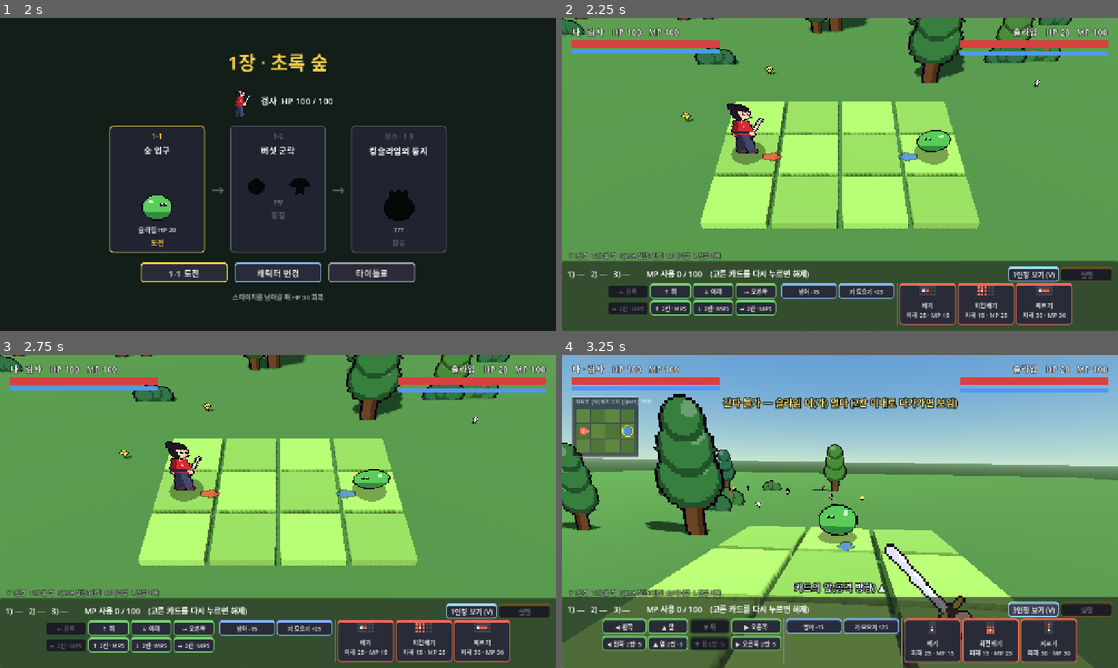
Above: before the commit, frames 1-4 (two rows, left to right).
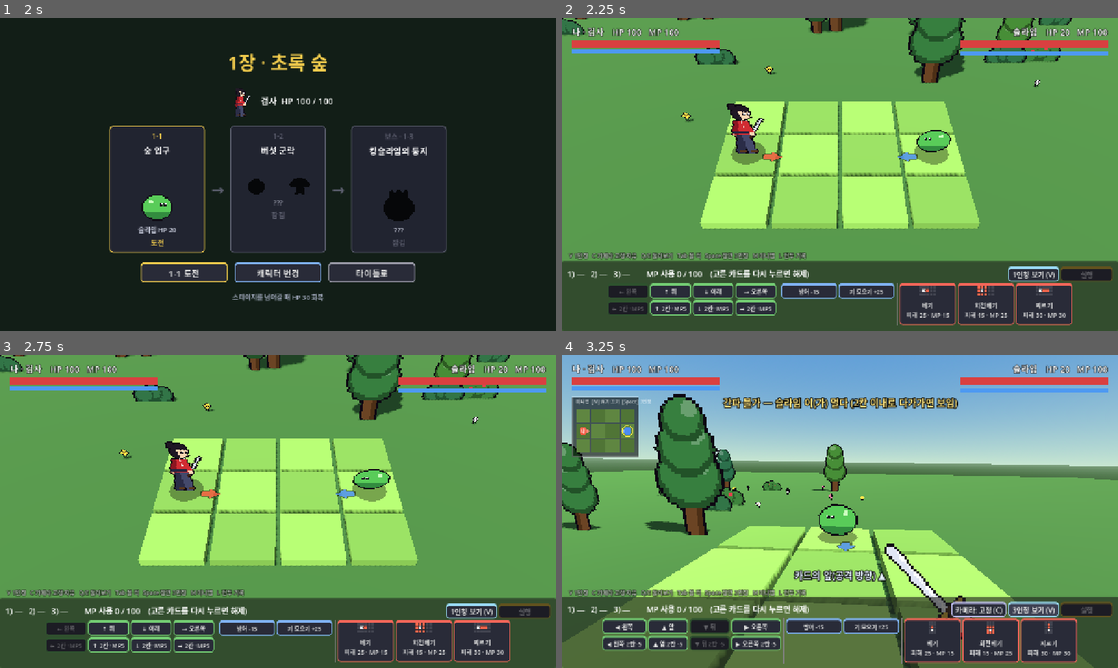
Above: after the commit, the same moments.

Repository: ldg0315/tile_card_battle
Game: Godot game, scene res://title.tscn
The game is run twice, just before and just after one commit, with the same random seed, the same clock (stepped at 60 frames per second) and the same inputs.
Inputs:
- Up to frame 1 (2 s): click "싱글 플레이" at 0.5 s; click "검사 선택" at 1.25 s
- Up to frame 2 (2.25 s): click "1-1 도전" at 2 s
- Up to frame 3 (2.75 s): no input
- Up to frame 4 (3.25 s): click "1인칭 보기 (V)" at 2.75 s

Frame 1 is identical in both runs. In frame 2, 0.6% of the frame differs, in the area x 5-44%, y 74-78%; in frame 3, 0.6%; in frame 4, 2.1%, in the area x 5-80%, y 68-84%.

Commit message:
검사 기술마다 자세·움직임·칼 궤적을 다르게 하고, 1인칭 카메라 자유 시점을 넣는다
베기·찌르기·발도술 등이 같은 공격 동작과 반 칸 내딛기로 통일돼 구분이 안 됐고, 1인칭은 적을 자동으로만 봐서 둘러볼 수 없었다.
(1) 기술별 자세 프레임(attack_thrust·attack_cross·attack_iai), 없는 캐릭터는 attack 으로 대체 — 직접 그린 그림도 기술별로 넣을 수 있게
(2) 베기 초승달 / 찌르기 당겼다 뻗으며 직선 / 십자베기 세로→가로 두 번 / 발도술 웅크려 빛나다 미끄러지며 늦은 섬광 / 돌진베기 잔상 달리기 — 동작만 봐도 무슨 기술인지
(3) 1인칭도 기술별 무기 움직임·화면 궤적을 따로 — 시점과 무관하게 같은 구분
(4) 돌진·발도술은 맞는 적 바로 앞에서 멈춤 — 끝까지 나가면 적을 뚫고 지나가 1인칭 카메라가 적 몸속에 박혔음
(5) 잔상은 몸이 그 자리를 지나는 시각에 생기게(돌진은 등속) — 가속하면 잔상이 몸을 앞질러 보였음
(6) 해골 무사 베기·돌진찌르기도 같은 연출 사용(같은 사람형 리그)
(7) 1인칭 카메라 고정/자유(C·버튼): 자유는 커서를 좌우 가장자리에 두거나 Q/E 로 돌림, 카드 패널 위에선 멈춤 — 마우스를 따라 도는 방식은 카드를 고르러 내려갈 때 시점이 따라 내려감
(8) art/README·ROADMAP 갱신

검증: tools/run_tests.sh 통과. 3인칭·1인칭 모두 기술별로 연출 중간 프레임을 캡처해 확인. 자유 시점은 --look 으로 돌린 화면만 캡처 확인, 가장자리·Q/E 입력은 손으로 조작해 보지 못함.

Co-Authored-By: Claude Opus 5.5 <noreply@anthropic.com>

Diff:
--- a/scripts/battle.gd
+++ b/scripts/battle.gd
@@ -44,10 +44,13 @@
 const FP_SPIN_CAMERA := true
 const SPIN_TIME := 0.45
 const ORDER_MARK := ["①", "②", "③"]
+const FREE_LOOK_EDGE := 90.0  # 자유 시점: 이 폭(px)의 좌우 가장자리 띠에 커서가 있으면 돈다
+const FREE_LOOK_BOTTOM := 190.0  # 화면 아래 이만큼(카드 패널 + 조작 안내 줄)은 가장자리로 치지 않는다
+const FREE_LOOK_SPEED := 2.2  # 최고 회전 속도(라디안/초)
 const MOVE_W := 92  # 손패 이동 버튼 폭
 const UTIL_W := 128  # 손패 방어·기 모으기·회복 버튼 폭
-const ATTACK_SFX := {"lunge": "slash", "thrust": "thrust", "spin": "spin", "jump": "jump",
-	"arrow": "arrow", "volley": "volley", "wave": "wave"}
+const ATTACK_SFX := {"lunge": "slash", "slash": "slash", "thrust": "thrust", "cross": "slash", "rush": "thrust",
+	"spin": "spin", "jump": "jump", "arrow": "arrow", "volley": "volley", "wave": "wave"}
 const REST_TIME := 0.8  # 기 모으기 연출 길이
 const DEATH_HOLD := 0.9  # 쓰러진 모습을 보여주는 시간. 바로 사라지면 무엇이 쓰러졌는지 놓친다
 const DEATH_FADE := 0.7
@@ -84,6 +87,12 @@
 var preview_tiles: Array[Vector2i] = []  # 마우스를 올린 카드의 범위(미니맵도 같이 그린다)
 var attack_marks := {}  # 지금 공격 중인 칸 → 공격자 색. 1인칭에선 보드가 잘 안 보여 미니맵에도 칠한다
 var fp_target := 1  # 1인칭 카메라가 바라보는 적
+# 1인칭 자유 시점: 적을 자동으로 따라가지 않고 화면 가장자리·Q/E 로 고개를 돌린다.
+# 마우스를 움직이는 만큼 도는 방식(FPS)은 카드를 고르러 커서를 내릴 때 시점까지 내려가 버려서,
+# 커서가 가장자리에 머물 때만 돈다 — 가운데·카드 패널에선 시점이 움직이지 않는다
+var fp_free := false
+var fp_yaw := 0.0  # 자유 시점의 좌우 방향(라디안, 0 = -Z, 양수 = 왼쪽으로 돈다)
+var cam_button: Button
 var enemy_plans := {}  # 적 번호 → 이번 턴 카드. 엿보기를 하려면 내가 고르기 전에 정해져 있어야 한다
 var boss_states := {}  # 적 번호 → 패턴 보스의 진행(페이즈·턴)
 var facing_tex: ImageTexture
@@ -480,8 +489,9 @@
 	compass_label.set_anchors_preset(Control.PRESET_CENTER_BOTTOM)
 	compass_label.grow_horizontal = Control.GROW_DIRECTION_BOTH
 	compass_label.grow_vertical = Control.GROW_DIRECTION_BEGIN
-	compass_label.offset_top = -200
-	compass_label.offset_bottom = -170
+	# 카드 패널 위 조작 안내 줄(-184)과 겹치지 않게 그 위로
+	compass_label.offset_top = -228
+	compass_label.offset_bottom = -198
 	fp_act_label = _overlay_label(root, 300, Color(1, 1, 1))
 	minimap = Minimap.new()
 	minimap.battle = self
@@ -528,7 +538,7 @@
 
 	# 전투 기록을 숨겨 둬서 조작 안내가 안 보이니, 카드 패널 바로 위에 한 줄로 늘 띄운다
 	var keys := Label.new()
-	keys.text = "V 1인칭   Tab 볼 적   Space 잠깐 3인칭   M 미니맵   L 전투 기록"
+	keys.text = "V 1인칭   C 카메라 고정·자유   Q/E 둘러보기   Tab 볼 적   Space 잠깐 3인칭   M 미니맵   L 전투 기록"
 	keys.add_theme_font_size_override("font_size", 13)
 	keys.add_theme_color_override("font_color", Color(1, 1, 1, 0.65))
 	keys.add_theme_constant_override("outline_size", 5)
@@ -563,6 +573,14 @@
 	view_button.pressed.connect(_toggle_view)
 	row.add_child(view_button)
 	_style_button(view_button, Color(0.6, 0.85, 0.95))
+	cam_button = Button.new()
+	cam_button.focus_mode = Control.FOCUS_NONE
+	cam_button.pressed.connect(_toggle_free_cam)
+	cam_button.hide()  # 1인칭에서만
+	row.add_child(cam_button)
+	row.move_child(cam_button, view_button.get_index())
+	_style_button(cam_button, Color(0.75, 0.75, 0.95))
+	_update_cam_button()
 	go_button = Button.new()
 	go_button.text = "    실행    "
 	go_button.pressed.connect(_on_go)
@@ -1103,6 +1121,9 @@
 	elif event.keycode == KEY_TAB:
 		_cycle_target()
 		get_viewport().set_input_as_handled()
+	elif event.keycode == KEY_C and first_person:
+		_toggle_free_cam()
+		get_viewport().set_input_as_handled()
 
 
 func _toggle_view() -> void:
@@ -1115,6 +1136,7 @@
 	viewmodel.texture = _make_viewmodel(rules.fighters[0].char_id)
 	viewmodel.visible = first_person
 	compass_label.visible = first_person
+	cam_button.visible = first_person
 	# 이동 카드 이름·배치와 범위 그림이 시점에 따라 달라진다(1인칭은 몸 기준)
 	_refresh_hand()
 	if not first_person:
@@ -1150,7 +1172,50 @@
 		return
 	var k := foes.find(fp_target)
 	fp_target = foes[(k + 1) % foes.size()]
+	# 자유 시점에서도 Tab 은 그 적 쪽으로 고개를 돌려 준다 — 둘러보다 적을 놓쳤을 때 빨리 찾게
+	if fp_free:
+		var d := sprites[fp_target].position - sprites[0].position
+		if Vector2(d.x, d.z).length() > 0.1:
+			fp_yaw = _yaw_of(d)
 	_update_peek()
+
+
+## 고정(적 자동 추적) ↔ 자유(가장자리·Q/E). 자유로 바꿀 땐 지금 보던 방향에서 시작해 화면이 튀지 않게.
+func _toggle_free_cam() -> void:
+	fp_free = not fp_free
+	if fp_free:
+		fp_yaw = _yaw_of(-cam_smooth.basis.z)
+	_update_cam_button()
+
+
+func _update_cam_button() -> void:
+	cam_button.text = "카메라: 자유 (C)" if fp_free else "카메라: 고정 (C)"
+	cam_button.tooltip_text = "화면 왼쪽·오른쪽 가장자리에 커서를 두거나 Q/E 로 둘러봅니다" if fp_free \
+		else "보고 있는 적을 자동으로 따라갑니다(Tab 으로 바꾸기)"
+
+
+## 수평 방향 v 의 yaw(-Z 기준, 왼쪽으로 돌면 양수).
+static func _yaw_of(v: Vector3) -> float:
+	return atan2(-v.x, -v.z)
+
+
+## 자유 시점에서 이번 프레임에 돌 양. 커서가 3D 화면(카드 패널 위)의 좌우 가장자리 띠 안에 있으면
+## 깊이 들어갈수록 빠르게 돈다. Q/E 는 같은 최고 속도.
+func _free_look_turn(delta: float) -> float:
+	var dir := 0.0
+	if Input.is_key_pressed(KEY_Q):
+		dir += 1.0
+	if Input.is_key_pressed(KEY_E):
+		dir -= 1.0
+	var area := ui_root.size
+	var m := ui_root.get_local_mouse_position()
+	# 카드 패널(아래 FREE_LOOK_BOTTOM)과 창 밖에서는 돌지 않는다 — 카드를 고르는 동안 시점이 흔들리지 않게
+	if DisplayServer.window_is_focused() and m.y > 0 and m.y < area.y - FREE_LOOK_BOTTOM and m.x >= 0 and m.x <= area.x:
+		if m.x < FREE_LOOK_EDGE:
+			dir += 1.0 - m.x / FREE_LOOK_EDGE
+		elif m.x > area.x - FREE_LOOK_EDGE:
+			dir -= 1.0 - (area.x - m.x) / FREE_LOOK_EDGE
+	return clampf(dir, -1.0, 1.0) * FREE_LOOK_SPEED * delta
 
 
 ## 1인칭에선 상대가 코앞이라 월드 크기 글자가 화면을 덮는다 → 거리와 무관한 화면 고정 크기로 바꾼다.
@@ -1163,6 +1228,8 @@
 ## 1인칭에서 캐릭터가 점프·돌진할 때 눈높이가 자연스럽게 따라붙고, 바라보는 적이 바뀌면 고개가 돌아간다.
 func _process(delta: float) -> void:
 	var fp := first_person and not overview
+	if fp and fp_free:
+		fp_yaw = wrapf(fp_yaw + _free_look_turn(delta), -PI, PI)
 	var target := _fp_xform() if fp else tp_xform
 	var k := 1.0 - exp(-delta * 8.0)
 	# 회전베기 중엔 보간 없이 바로 따른다 — 보간하면 180도를 넘는 순간 반대쪽(짧은 쪽)으로 되감긴다
@@ -1202,6 +1269,9 @@
 		var flat := Vector2(tp.x - eye.x, tp.z - eye.z)
 		if flat.length() > 0.6:
 			look = tp
+	if fp_free and not fp_face_lock:
+		# 자유 시점: 높이·내려다보는 각도는 고정 시점과 같고 좌우만 fp_yaw 로
+		look = eye + Vector3(-sin(fp_yaw), 0, -cos(fp_yaw)) * 4.0 + Vector3(0, -1.3, 0)
 	var xf := Transform3D(Basis(), eye).looking_at(look, Vector3.UP)
 	if fp_spin != 0.0:
 		xf.basis = Basis(Vector3.UP, fp_spin) * xf.basis
@@ -1215,6 +1285,8 @@
 	var flat_fwd := Vector3(fwd.x, 0, fwd.z).normalized()
 	var flat_right := Vector3(right.x, 0, right.z).normalized()
 	var hint := "   [Tab] 볼 적 바꾸기" if rules.foes_of(0).size() > 1 else ""
+	if fp_free:
+		hint = "   자유 시점: 가장자리·Q/E 로 둘러보기" + ("   [Tab] 적 쪽 보기" if rules.foes_of(0).size() > 0 else "")
 	# 1인칭의 이동 카드는 몸 기준(앞·뒤·왼·오)이라, 카메라가 적을 보느라 고개를 돌렸을 때 몸 앞이 어느 쪽인지만 알려준다
 	compass_label.text = "카드의 앞(공격 방향) %s%s" % [
 		_screen_arrow(Vector3(step_facing[0], 0, 0), flat_fwd, flat_right), hint]
@@ -1298,8 +1370,9 @@
 	_tween().tween_callback(fp_act_label.hide).set_delay(0.7)
 	var anim: String = card.get("anim", "lunge")
 	var kick := -3.0 if anim in ["arrow", "volley", "wave"] else -7.0
-	fov_kick = kick
-	_tween().tween_property(self, "fov_kick", 0.0, 0.35)
+	if anim != "iai":  # 발도술은 뽑는 순간에 반동을 준다(아래)
+		fov_kick = kick
+		_tween().tween_property(self, "fov_kick", 0.0, 0.35)
 	var vm := _tween()
 	match anim:
 		"arrow", "wave":
@@ -1323,6 +1396,42 @@
 				var cs := _tween()
 				cs.tween_property(self, "fp_spin", TAU, SPIN_TIME).set_trans(Tween.TRANS_SINE).set_ease(Tween.EASE_IN_OUT)
 				cs.tween_callback(func() -> void: fp_spin = 0.0)
+		"cross":
+			# 칼을 치켜들었다 곧게 내려치고(세로 궤적), 이어서 가로로 쓴다(가로 궤적)
+			vm.tween_property(viewmodel, "rotation_degrees", 25.0, 0.1)
+			vm.parallel().tween_property(self, "vm_offset", Vector2(-60, -150), 0.1)
+			vm.tween_property(viewmodel, "rotation_degrees", -10.0, 0.07)
+			vm.parallel().tween_property(self, "vm_offset", Vector2(-80, 90), 0.07)
+			vm.tween_property(viewmodel, "rotation_degrees", -65.0, 0.08)
+			vm.parallel().tween_property(self, "vm_offset", Vector2(-160, 20), 0.08)
+			vm.tween_property(viewmodel, "rotation_degrees", 0.0, 0.22)
+			vm.parallel().tween_property(self, "vm_offset", Vector2.ZERO, 0.22)
+			var c := ui_root.size / 2.0 + Vector2(-120, -40)
+			_screen_line([c + Vector2(0, -230), c + Vector2(0, 200)], 22.0, 0.15)
+			_tween().tween_callback(_slash_fx.bind(false)).set_delay(0.25)
+		"iai":
+			# 칼을 허리로 내려 모았다가(화면 아래로), 한순간에 가로로 휘두르고 한 박자 뒤 화면을 가르는 섬광
+			vm.tween_property(self, "vm_offset", Vector2(80, 120), 0.3)
+			vm.tween_property(viewmodel, "rotation_degrees", -85.0, 0.04)
+			vm.parallel().tween_property(self, "vm_offset", Vector2(-420, -30), 0.04)
+			vm.tween_interval(0.25)
+			vm.tween_property(viewmodel, "rotation_degrees", 0.0, 0.25)
+			vm.parallel().tween_property(self, "vm_offset", Vector2.ZERO, 0.25)
+			var ft := _tween()
+			ft.tween_interval(0.34)
+			ft.tween_callback(func() -> void: fov_kick = -9.0)
+			ft.tween_property(self, "fov_kick", 0.0, 0.4)
+			var y := ui_root.size.y / 2.0 - 60.0
+			_screen_line([Vector2(0, y + 20), Vector2(ui_root.size.x, y - 20)], 6.0, 0.52, 0.5)
+		"rush":
+			# 달려 들어가니 시야가 크게 당겨지고, 도착해서 벤다
+			fov_kick = -14.0
+			vm.tween_property(self, "vm_offset", Vector2(-40, 60), 0.14)
+			vm.tween_property(viewmodel, "rotation_degrees", -65.0, 0.06)
+			vm.parallel().tween_property(self, "vm_offset", Vector2(-160, 20), 0.06)
+			vm.tween_property(viewmodel, "rotation_degrees", 0.0, 0.22)
+			vm.parallel().tween_property(self, "vm_offset", Vector2.ZERO, 0.22)
+			_tween().tween_callback(_slash_fx.bind(false)).set_delay(0.16)
 		"thrust":
 			vm.tween_property(self, "vm_offset", Vector2(-140, -90), 0.08)
 			vm.parallel().tween_property(viewmodel, "scale", Vector2(1.2, 1.2), 0.08)
@@ -1335,6 +1444,26 @@
 			vm.tween_property(viewmodel, "rotation_degrees", 0.0, 0.22)
 			vm.parallel().tween_property(self, "vm_offset", Vector2.ZERO, 0.22)
 			_slash_fx(false)
+
+
+## 1인칭 화면에 그어지는 흰 직선 궤적(delay 뒤에 나타나 사라짐).
+func _screen_line(points: Array, width: float, delay: float, fade := 0.35) -> void:
+	var line := Line2D.new()
+	line.width = width
+	line.default_color = Color(1, 0.97, 0.85, 0.95)
+	line.antialiased = true
+	line.begin_cap_mode = Line2D.LINE_CAP_ROUND
+	line.end_cap_mode = Line2D.LINE_CAP_ROUND
+	for p: Vector2 in points:
+		line.add_point(p)
+	line.modulate.a = 0.0
+	ui_root.add_child(line)
+	var tw := _tween()
+	tw.tween_interval(delay)
+	tw.tween_property(line, "modulate:a", 1.0, 0.02)
+	tw.tween_interval(0.1)
+	tw.tween_property(line, "modulate:a", 0.0, fade)
+	tw.tween_callback(line.queue_free)
 
 
 ## 화면을 가르는 흰 궤적. stab 이면 가운데로 찌르는 직선.
@@ -1513,7 +1642,9 @@
 			fp_face_lock = true
 			await _wait(0.35)
 		await _wait(0.2)
-		sprites[i].play("attack")
+		# 기술마다 다른 자세(attack_thrust 등). 그림이 없는 캐릭터는 char_art 가 attack 으로 채워 둔다
+		var pose := "attack_" + str(card.get("anim", ""))
+		sprites[i].play(pose if sprites[i].sprite_frames.has_animation(pose) else "attack")
 		if fp_me:
 			_fp_attack_fx(card)
 		await _wait(_attack_anim(i, card, h))
@@ -1589,10 +1720,20 @@
 ## 공격 연출을 시작하고, 공격이 닿기까지 걸리는 시간을 돌려준다(이 시간 뒤에 피격 반응).
 func _attack_anim(i: int, card: Dictionary, h: Dictionary) -> float:
 	var anim: String = card.get("anim", "lunge")
-	Sound.play_at(ATTACK_SFX.get(anim, "slash"), step_pos[i])
+	if anim != "iai":  # 발도술은 모으는 동안 조용하다가 뽑는 순간 소리가 난다(_iai)
+		Sound.play_at(ATTACK_SFX.get(anim, "slash"), step_pos[i])
 	match anim:
+		"slash":
+			_blade_fx(i, "arc", 0.08, 1.0)
+			return _lunge(i, 0.35)
 		"thrust":
-			return _lunge(i, 0.7)
+			return _thrust(i, h)
+		"cross":
+			return _cross(i)
+		"iai":
+			return _iai(i, h)
+		"rush":
+			return _rush(i, h)
 		"spin":
 			return _spin(i)
 		"jump":
@@ -1613,6 +1754,206 @@
 		.set_trans(Tween.TRANS_QUAD).set_ease(Tween.EASE_OUT)
 	tw.tween_property(sprites[i], "position", base, 0.2)
 	return 0.12
+
+
+## 찌르기: 칼을 뒤로 당겼다(0.12초) 범위 끝까지 곧게 뻗는다. 뻗는 순간 범위 칸을 따라 직선 궤적.
+## 베기(제자리 앞 반 칸 + 초승달)와 달리 "모았다가 쏜다"는 리듬이 보이게.
+func _thrust(i: int, h: Dictionary) -> float:
+	var s := sprites[i]
+	var base := step_pos[i]
+	var f := step_facing[i]
+	var tw := _motion(i)
+	tw.tween_property(s, "position", base + Vector3(-f * TILE * 0.15, 0, 0), 0.12).set_ease(Tween.EASE_OUT)
+	tw.tween_property(s, "position", base + Vector3(f * TILE * 0.6, 0, 0), 0.06) \
+		.set_trans(Tween.TRANS_EXPO).set_ease(Tween.EASE_OUT)
+	tw.tween_interval(0.14)
+	tw.tween_property(s, "position", base, 0.2)
+	_blade_fx(i, "streak", 0.17, _reach(h))
+	return 0.18
+
+
+## 십자베기: 살짝 떠올라 세로로 내려치고(내 칸 위아래), 이어서 앞으로 가로베기. 두 번 베는 게 보이게 궤적도 두 번.
+func _cross(i: int) -> float:
+	var s := sprites[i]
+	var base := step_pos[i]
+	var f := step_facing[i]
+	var tw := _motion(i)
+	tw.tween_property(s, "position", base + Vector3(0, 0.3, 0), 0.12).set_ease(Tween.EASE_OUT)
+	tw.tween_property(s, "position", base, 0.07).set_ease(Tween.EASE_IN)
+	tw.tween_property(s, "position", base + Vector3(f * TILE * 0.3, 0, 0), 0.08)
+	tw.tween_interval(0.12)
+	tw.tween_property(s, "position", base, 0.18)
+	_blade_fx(i, "vline", 0.17, 1.0)
+	_blade_fx(i, "arc", 0.27, 1.0)
+	_tween().tween_callback(Sound.play_at.bind("slash", base)).set_delay(0.25)
+	return 0.3
+
+
+## 발도술: 웅크려 기를 모으며 몸이 하얗게 빛나다가(0.35초), 한순간에 앞으로 미끄러지며 뽑아 벤다.
+## 칼이 지나간 뒤 한 박자 늦게 섬광이 그어지고 그때 피해가 들어간다 — "이미 베였다"는 느낌.
+func _iai(i: int, h: Dictionary) -> float:
+	var s := sprites[i]
+	var base := step_pos[i]
+	var f := step_facing[i]
+	var slide := _dash_reach(i, h, 0.8)
+	var glow := _tween()
+	glow.tween_property(s, "modulate", Color(1.8, 1.8, 2.0), 0.3)
+	glow.tween_property(s, "modulate", Color.WHITE, 0.1)
+	var tw := _motion(i)
+	tw.tween_interval(0.34)
+	tw.tween_property(s, "position", base + Vector3(f * TILE * slide, 0, 0), 0.04)
+	tw.tween_interval(0.3)
+	tw.tween_property(s, "position", base, 0.25)
+	_afterimage(i, 0.34, 0.04, base, base + Vector3(f * TILE * slide, 0, 0), 3)
+	_tween().tween_callback(Sound.play_at.bind("thrust", base)).set_delay(0.34)
+	_tween().tween_callback(Sound.play_at.bind("slash", base)).set_delay(0.52)
+	_blade_fx(i, "flash", 0.52, 1.0)
+	_tween().tween_callback(_shake.bind(0.2)).set_delay(0.52)
+	return 0.55
+
+
+## 돌진베기: 달려 들어가며(잔상) 범위 끝 앞에서 베고 돌아온다. 찌르기보다 몸이 훨씬 멀리 간다.
+func _rush(i: int, h: Dictionary) -> float:
+	var s := sprites[i]
+	var base := step_pos[i]
+	var f := step_facing[i]
+	var reach := _dash_reach(i, h, _reach(h) - 0.85)
+	var to := base + Vector3(f * TILE * reach, 0, 0)
+	s.play("walk")
+	var tw := _motion(i)
+	tw.tween_property(s, "position", to, 0.16)  # 등속 — 가속하면 잔상(등간격 시각)이 몸을 앞질러 보였다
+	tw.tween_callback(s.play.bind("attack"))
+	tw.tween_interval(0.25)
+	tw.tween_property(s, "position", base, 0.25)
+	_afterimage(i, 0.0, 0.16, base, to, 4)
+	_blade_fx(i, "arc", 0.17, 1.0, reach)
+	return 0.2
+
+
+## 공격하며 앞으로 나가는 거리(칸). 맞는 적이 있으면 가장 가까운 적 바로 앞에서 멈춘다 —
+## 끝까지 나가면 가까운 적을 뚫고 지나가, 1인칭 카메라가 적 몸속에 박히거나 적 너머 빈 곳을 보게 됐다.
+func _dash_reach(i: int, h: Dictionary, want: float) -> float:
+	var stop := want
+	for tg: Dictionary in h.targets:
+		stop = minf(stop, absf(sprite_tile(tg.to).x - sprite_tile(i).x) - 0.85)
+	return maxf(stop, 0.15)
+
+
+## 공격 범위가 몸 앞으로 몇 칸까지 닿는지(궤적 길이용). 보드 밖으로 잘린 범위면 실제로 닿는 칸까지.
+func _reach(h: Dictionary) -> float:
+	var me: Vector2i = sprite_tile(h.from)
+	var far := 1
+	for t: Vector2i in h.tiles:
+		far = maxi(far, absi(t.x - me.x))
+	return float(far)
+
+
+## 칼 궤적 그림 한 장을 캐릭터 앞에 잠깐 띄운다(빌보드). kind: arc 초승달 / streak 직선 찌르기 / vline 세로 내려치기 / flash 가는 섬광.
+## at = 몸 앞 몇 칸 지점에 둘지(돌진처럼 몸이 앞으로 나간 뒤 베는 경우).
+func _blade_fx(i: int, kind: String, delay: float, length: float, at := 0.0) -> void:
+	if i == 0 and first_person and not overview:
+		return  # 1인칭의 내 기술은 화면 궤적(_fp_attack_fx)으로 보여준다 — 눈앞에 3D 궤적이 겹치면 화면을 덮는다
+	var tex: Texture2D = _blade_tex(kind)
+	var f := step_facing[i]
+	var sp := Sprite3D.new()
+	sp.texture = tex
+	sp.billboard = BaseMaterial3D.BILLBOARD_FIXED_Y
+	sp.shaded = false
+	sp.no_depth_test = true
+	sp.flip_h = f < 0
+	sp.modulate = _color(i).lightened(0.6)
+	sp.modulate.a = 0.0
+	var feet := step_pos[i] + Vector3(0, -sprite_half[i], 0)
+	match kind:
+		"streak", "flash":
+			# 몸 앞에서 범위 끝까지 이어지는 가로 궤적
+			sp.pixel_size = TILE * (length + 0.3) / tex.get_width()
+			sp.position = feet + Vector3(f * TILE * (at + (length + 0.3) / 2.0), 1.0, 0)
+		"vline":
+			# 내 칸의 위·아래 칸까지 덮는 세로 내려치기 — 화면에선 깊이(z) 방향이라 판에 눕혀 그린다
+			sp.billboard = BaseMaterial3D.BILLBOARD_DISABLED
+			sp.rotation = Vector3(-PI / 2, PI / 2, 0)
+			sp.pixel_size = TILE * 3.0 / tex.get_width()
+			sp.position = feet + Vector3(0, 0.08, 0)
+		_:
+			sp.pixel_size = TILE * 1.3 / tex.get_height()
+			sp.position = feet + Vector3(f * TILE * (at + 0.55), 1.1, 0)
+	add_child(sp)
+	var tw := _tween()
+	tw.tween_interval(delay)
+	tw.tween_property(sp, "modulate:a", 1.0, 0.03)
+	tw.tween_property(sp, "modulate:a", 0.0, 0.3 if kind != "flash" else 0.45).set_ease(Tween.EASE_IN)
+	tw.tween_callback(sp.queue_free)
+
+
+var _blade_texs := {}
+
+
+## 칼 궤적 그림(흰색, 색은 modulate 로). 처음 쓸 때 한 번 만든다. 오른쪽을 본 기준.
+func _blade_tex(kind: String) -> Texture2D:
+	if _blade_texs.has(kind):
+		return _blade_texs[kind]
+	var img: Image
+	match kind:
+		"arc":
+			# 초승달: 바깥 원에서 오른쪽으로 비킨 안쪽 원을 뺀 모양. 위아래 끝이 가늘어진다
+			img = Image.create(64, 96, false, Image.FORMAT_RGBA8)
+			for y in 96:
+				for x in 64:
+					var p := Vector2(x, y)
+					var outer := p.distance_to(Vector2(8, 48)) < 46.0
+					var inner := p.distance_to(Vector2(-6, 48)) < 46.0
+					if outer and not inner:
+						var a := clampf(1.0 - absf(y - 48.0) / 48.0, 0.0, 1.0)
+						img.set_pixel(x, y, Color(1, 1, 1, a))
+		"streak", "flash":
+			# 앞(오른쪽)으로 갈수록 굵고 밝아지는 가로 줄. 섬광은 더 가늘고 길게
+			var hh := 10 if kind == "streak" else 4
+			img = Image.create(128, hh * 2 + 2, false, Image.FORMAT_RGBA8)
+			for x in 128:
+				var t := x / 127.0
+				var half := (0.3 + 0.7 * t) * hh
+				for y in img.get_height():
+					var d := absf(y - hh - 0.5)
+					if d < half:
+						img.set_pixel(x, y, Color(1, 1, 1, (0.25 + 0.75 * t) * (1.0 - d / half * 0.6)))
+		"vline":
+			# 판에 눕힐 세로 내려치기: 가운데가 굵은 긴 띠
+			img = Image.create(96, 12, false, Image.FORMAT_RGBA8)
+			for x in 96:
+				var half := 6.0 * (1.0 - absf(x - 47.5) / 48.0)
+				for y in 12:
+					if absf(y - 5.5) < half:
+						img.set_pixel(x, y, Color(1, 1, 1, 0.9))
+	_blade_texs[kind] = ImageTexture.create_from_image(img)
+	return _blade_texs[kind]
+
+
+## 잔상: 지나가는 길에 반투명 복사본을 몇 개 남긴다(돌진·발도술처럼 빠른 이동이 "순간이동"으로 안 보이게).
+## dur = from → to 이동에 걸리는 시간. 몸이 그 자리를 지나는 순간에 잔상이 생겨야 앞질러 보이지 않는다.
+func _afterimage(i: int, delay: float, dur: float, from: Vector3, to: Vector3, count: int) -> void:
+	if i == 0 and first_person and not overview:
+		return
+	var s := sprites[i]
+	for k in count:
+		var ghost := Sprite3D.new()
+		ghost.pixel_size = s.pixel_size
+		ghost.billboard = s.billboard
+		ghost.texture_filter = s.texture_filter
+		ghost.shaded = false
+		ghost.flip_h = s.flip_h
+		ghost.modulate = _color(i).lightened(0.5)
+		ghost.modulate.a = 0.0
+		ghost.position = from.lerp(to, (k + 0.5) / count)
+		add_child(ghost)
+		var tw := _tween()
+		tw.tween_interval(delay + dur * (k + 0.5) / count)
+		# 그 순간의 프레임을 찍어 둔다(웅크림·달리기 자세 그대로)
+		tw.tween_callback(func() -> void:
+			ghost.texture = s.sprite_frames.get_frame_texture(s.animation, s.frame)
+			ghost.modulate.a = 0.45)
+		tw.tween_property(ghost, "modulate:a", 0.0, 0.3)
+		tw.tween_callback(ghost.queue_free)
 
 
 ## 높이 뛰어올랐다가 내리찍는다. 내려앉는 순간이 impact 라 그때 화면을 크게 흔든다.
@@ -2252,6 +2593,10 @@
 			auto = true
 		elif a == "--fp":
 			_toggle_view()
+		elif a.begins_with("--look="):
+			# 자유 시점으로 바꾸고 지금 방향에서 이만큼(도, 양수 = 왼쪽) 돌린 장면을 찍으려고
+			_toggle_free_cam()
+			fp_yaw = _yaw_of(Vector3(step_facing[0], 0, 0)) + deg_to_rad(float(a.substr(7)))
 		elif a.begins_with("--pos="):
 			# 특정 배치가 필요한 연출을 바로 보려고
 			var v := a.substr(6).split(",")
--- a/scripts/cards.gd
+++ b/scripts/cards.gd
@@ -26,7 +26,7 @@
 		"name": "검사",
 		"body": Color(0.85, 0.22, 0.2),
 		"attacks": {
-			"sword_slash": {"name": "베기", "anim": "lunge", "type": "attack", "cost": 15, "dmg": 25,
+			"sword_slash": {"name": "베기", "anim": "slash", "type": "attack", "cost": 15, "dmg": 25,
 				"range": [Vector2i(1, 0)]},
 			"sword_spin": {"name": "회전베기", "anim": "spin", "type": "attack", "cost": 25, "dmg": 15,
 				"range": [Vector2i(-1, -1), Vector2i(0, -1), Vector2i(1, -1), Vector2i(-1, 0),
@@ -122,12 +122,12 @@
 		"hp": 140,
 		"scale": 1.25,
 		"attacks": {
-			"skel_slash": {"name": "베기", "anim": "lunge", "type": "attack", "cost": 15, "dmg": 25,
+			"skel_slash": {"name": "베기", "anim": "slash", "type": "attack", "cost": 15, "dmg": 25,
 				"range": [Vector2i(1, 0)]},
 			"skel_whirl": {"name": "대회전", "anim": "spin", "type": "attack", "cost": 30, "dmg": 20,
 				"range": [Vector2i(-1, -1), Vector2i(0, -1), Vector2i(1, -1), Vector2i(-1, 0),
 					Vector2i(1, 0), Vector2i(-1, 1), Vector2i(0, 1), Vector2i(1, 1)]},
-			"skel_charge": {"name": "돌진찌르기", "anim": "thrust", "type": "attack", "cost": 35, "dmg": 30,
+			"skel_charge": {"name": "돌진찌르기", "anim": "rush", "type": "attack", "cost": 35, "dmg": 30,
 				"range": [Vector2i(1, 0), Vector2i(2, 0), Vector2i(3, 0)]},
 			# 패턴 전용 대기술 — AI 가 아무 때나 고르지 못하고 boss_plan 이 정한 턴에만 나온다
 			"skel_storm": {"name": "망령 참격", "anim": "thrust", "type": "attack", "cost": 0, "dmg": 35,
@@ -157,11 +157,11 @@
 # 얻은 카드는 그 던전을 도는 동안 손패에 더해진다(Game.extra_cards → Fighter.extra).
 const REWARDS := {
 	"sword": {
-		"sword_cross": {"name": "십자베기", "anim": "lunge", "type": "attack", "cost": 20, "dmg": 20,
+		"sword_cross": {"name": "십자베기", "anim": "cross", "type": "attack", "cost": 20, "dmg": 20,
 			"range": [Vector2i(1, 0), Vector2i(0, -1), Vector2i(0, 1)]},
-		"sword_iai": {"name": "발도술", "anim": "thrust", "type": "attack", "cost": 40, "dmg": 45,
+		"sword_iai": {"name": "발도술", "anim": "iai", "type": "attack", "cost": 40, "dmg": 45,
 			"range": [Vector2i(1, 0)]},
-		"sword_rush": {"name": "돌진베기", "anim": "thrust", "type": "attack", "cost": 25, "dmg": 20,
+		"sword_rush": {"name": "돌진베기", "anim": "rush", "type": "attack", "cost": 25, "dmg": 20,
 			"range": [Vector2i(1, 0), Vector2i(2, 0), Vector2i(3, 0)]},
 	},
 	"archer": {
--- a/scripts/char_art.gd
+++ b/scripts/char_art.gd
@@ -19,6 +19,10 @@
 	"hit": {"fps": 8.0, "loop": false},
 	"guard": {"fps": 1.0, "loop": true},
 	"die": {"fps": 4.0, "loop": false},
+	# 기술별 공격 동작(카드의 anim 이름). 없으면 attack 을 그대로 쓴다 — 모든 캐릭터가 모든 기술 동작을 그릴 필요는 없다
+	"attack_thrust": {"fps": 12.0, "loop": false, "fallback": "attack"},
+	"attack_cross": {"fps": 12.0, "loop": false, "fallback": "attack"},
+	"attack_iai": {"fps": 12.0, "loop": false, "fallback": "attack"},
 }
 
 
@@ -33,6 +37,8 @@
 			if generated.is_empty():
 				generated = PixelArt.build(char_id)
 			texs.assign(generated.get(anim, []))
+		if texs.is_empty() and ANIMS[anim].has("fallback"):
+			texs = _frames_of(frames, ANIMS[anim].fallback)  # fallback 은 ANIMS 에서 앞에 있어 이미 채워져 있다
 		frames.add_animation(anim)
 		frames.set_animation_speed(anim, ANIMS[anim].fps)
 		frames.set_animation_loop(anim, ANIMS[anim].loop)
@@ -40,6 +46,13 @@
 			frames.add_frame(anim, t)
 	frames.set_meta("smooth", smooth == 1)
 	return frames
+
+
+static func _frames_of(frames: SpriteFrames, anim: String) -> Array[Texture2D]:
+	var out: Array[Texture2D] = []
+	for k in frames.get_frame_count(anim):
+		out.append(frames.get_frame_texture(anim, k))
+	return out
 
 
 static func is_smooth(frames: SpriteFrames) -> bool:
--- a/scripts/pixel_art.gd
+++ b/scripts/pixel_art.gd
@@ -77,8 +77,28 @@
 		"idle": [{}, {"bob": 1.0}],
 		"walk": [{"fl": 30.0, "bl": -25.0}, {"fl": 5.0, "bl": -5.0, "bob": 1.0},
 			{"fl": -25.0, "bl": 30.0}, {"fl": 5.0, "bl": -5.0, "bob": 1.0}],
+		# 베기: 머리 위에서 앞 아래로 대각선으로 내려친다
 		"attack": [{"fa": 170.0, "wpn": 215.0, "lean": -1.0}, {"fa": 100.0, "wpn": 95.0, "lean": 2.0},
 			{"fa": 65.0, "wpn": 60.0, "lean": 2.0}, {"fa": 35.0, "wpn": 120.0}],
+		# 찌르기: 칼을 수평으로 겨눈 채 허리 뒤로 당겼다가, 다리를 크게 벌리며 팔을 일직선으로 뻗는다
+		"attack_thrust": [{"fa": -20.0, "wpn": 90.0, "lean": -1.5, "fl": 15.0, "bl": -15.0},
+			{"fa": -20.0, "wpn": 90.0, "lean": -1.5, "fl": 15.0, "bl": -15.0},
+			{"fa": 90.0, "wpn": 90.0, "lean": 3.0, "fl": 40.0, "bl": -35.0},
+			{"fa": 90.0, "wpn": 90.0, "lean": 3.0, "fl": 40.0, "bl": -35.0}, {"fa": 60.0, "wpn": 110.0, "lean": 1.0}],
+		# 십자베기: 위에서 아래로 곧게 내려친 뒤(세로), 그대로 앞으로 가로베기
+		"attack_cross": [{"fa": 175.0, "wpn": 180.0, "lean": -1.0, "bob": -1.0}, {"fa": 120.0, "wpn": 160.0},
+			{"fa": 60.0, "wpn": 20.0, "lean": 2.0, "bob": 1.0}, {"fa": 90.0, "wpn": 90.0, "lean": 2.0},
+			{"fa": 95.0, "wpn": 95.0, "lean": 2.0}, {"fa": 40.0, "wpn": 120.0}],
+		# 발도술: 칼을 허리에 찬 채 낮게 웅크려 모았다가 한순간에 뽑아 올려 벤다. 웅크림을 여러 프레임 두어 "모으는" 시간을 만든다
+		"attack_iai": [{"bob": 3.0, "lean": 1.5, "fa": -35.0, "wpn": 300.0, "fl": 30.0, "bl": -30.0, "eyes": "shut"},
+			{"bob": 3.0, "lean": 1.5, "fa": -35.0, "wpn": 300.0, "fl": 30.0, "bl": -30.0, "eyes": "shut"},
+			{"bob": 3.0, "lean": 1.5, "fa": -35.0, "wpn": 300.0, "fl": 30.0, "bl": -30.0, "eyes": "shut"},
+			{"bob": 3.0, "lean": 1.5, "fa": -35.0, "wpn": 300.0, "fl": 30.0, "bl": -30.0},
+			{"bob": 2.0, "lean": 3.0, "fa": 120.0, "wpn": 100.0, "fl": 45.0, "bl": -40.0},
+			{"bob": 2.0, "lean": 3.0, "fa": 120.0, "wpn": 100.0, "fl": 45.0, "bl": -40.0},
+			{"bob": 2.0, "lean": 2.0, "fa": 150.0, "wpn": 165.0, "fl": 40.0, "bl": -35.0},
+			{"bob": 2.0, "lean": 2.0, "fa": 150.0, "wpn": 165.0, "fl": 40.0, "bl": -35.0},
+			{"bob": 1.0, "fa": -30.0, "wpn": 300.0}],
 		"hit": [{"lean": -2.0, "fa": -10.0, "ba": -40.0, "wpn": 200.0, "eyes": "shut"},
 			{"lean": -1.0, "wpn": 170.0, "eyes": "shut"}],
 		"guard": [{"bob": 3.0, "fa": 100.0, "ba": 70.0, "wpn": 178.0}],
Not shown, changed: docs/ROADMAP.md
